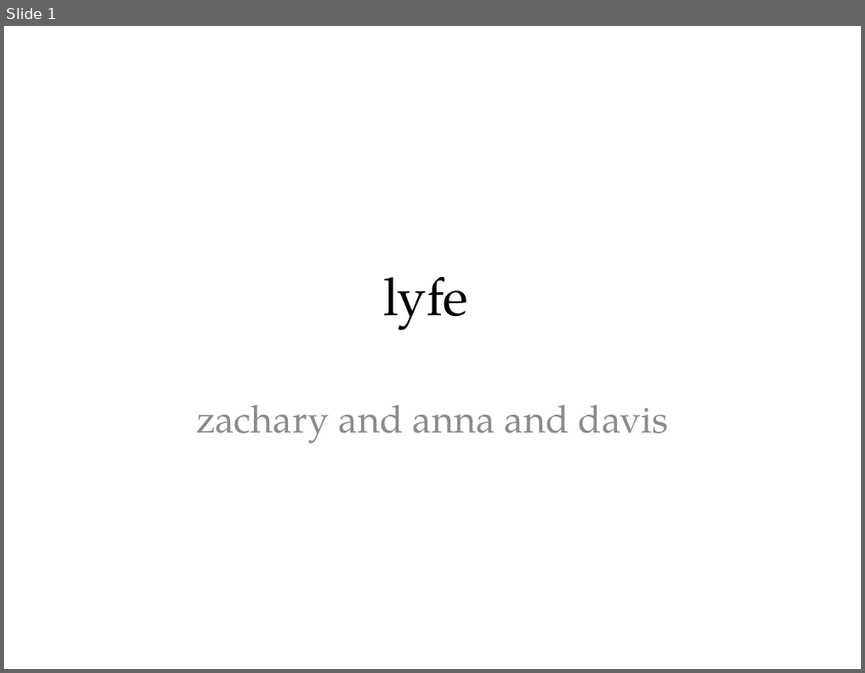
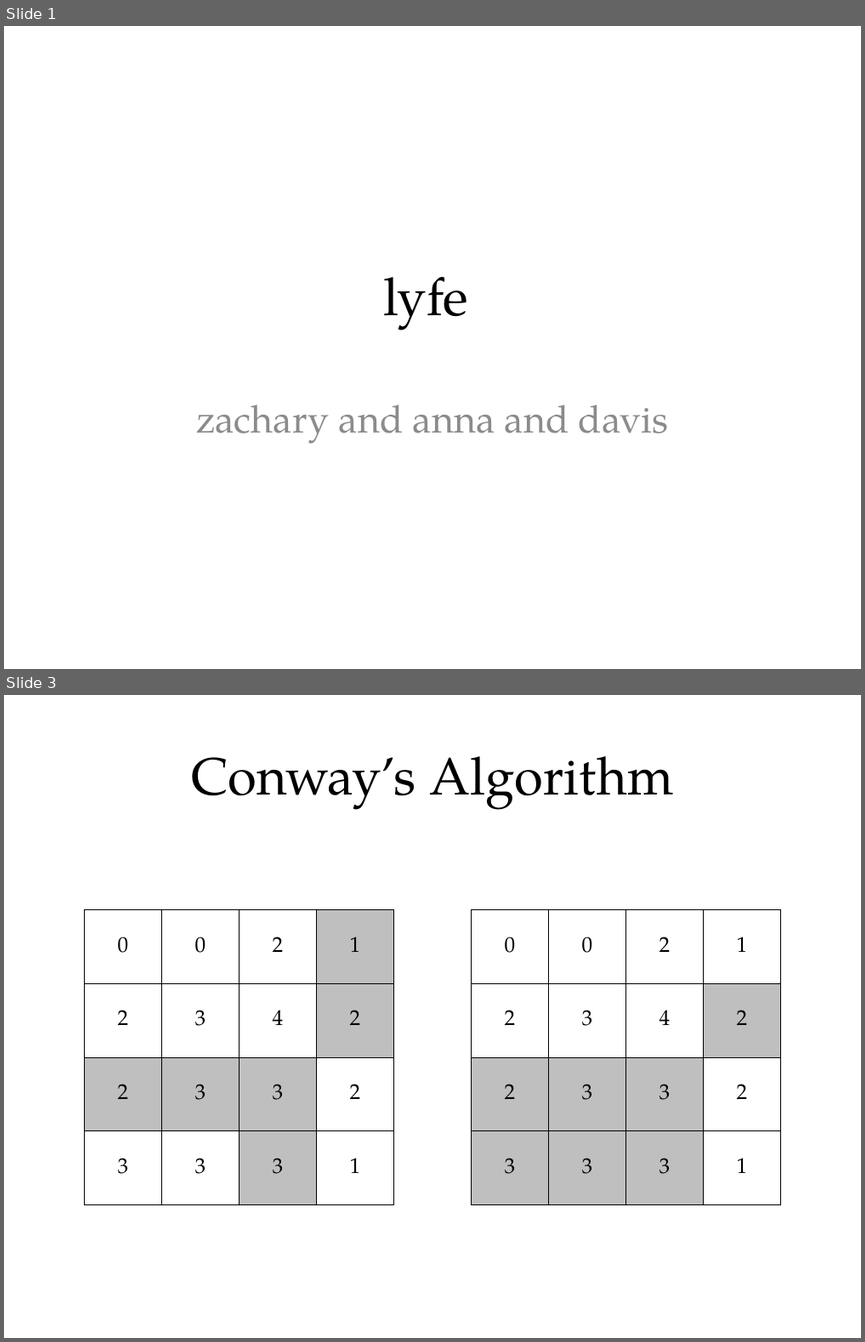
Before and after one commit to blinderm/game-of-life, a slide deck: presentation/CSC213_presentation.pptx. Shown one above the other, each under a label of ours: slide 1 before the commit, slides 1 and 3 after it; the slides between them are not shown. The pictures are 865x673 and 865x1342 pixels, drawn with LibreOffice and Linux fonts; fonts in the diff are those of the drawing. Boxes give left, top, right and bottom in pixels: in the first picture for what was removed or moved away, otherwise in the second. Text is boxed around its words. In the diff, an @@ line names an element or a change of style, - is before the commit and + after.

```diff
--- a/presentation/CSC213_presentation.pptx
+++ b/presentation/CSC213_presentation.pptx
@@ slide 3 added at (x1=4, y1=695, x2=861, y2=1338), background #FFFFFF @@
@@ title added at (x1=191, y1=756, x2=673, y2=810), 44 pt, text #000000 @@
+Conway’s Algorithm
@@ table added at (x1=85, y1=909, x2=778, y2=1204), 4 rows, 9 columns @@
+0 | 0 | 2 | 1 |  | 0 | 0 | 2 | 1
+2 | 3 | 4 | 2 |  | 2 | 3 | 4 | 2
+2 | 3 | 3 | 2 |  | 2 | 3 | 3 | 2
+3 | 3 | 3 | 1 |  | 3 | 3 | 3 | 1
```
Also in this commit, not shown: 6 slides changed, 3 other slides added, 1 slide removed, 6 other files.
